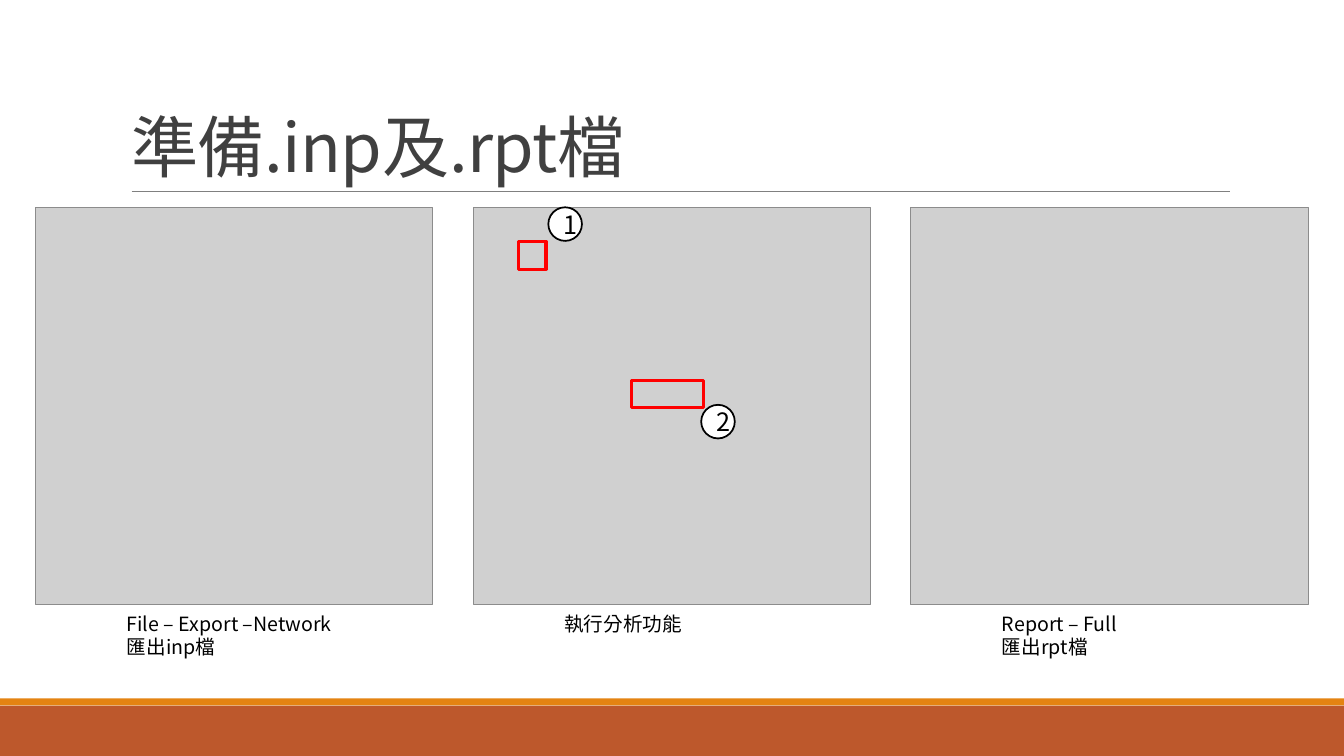
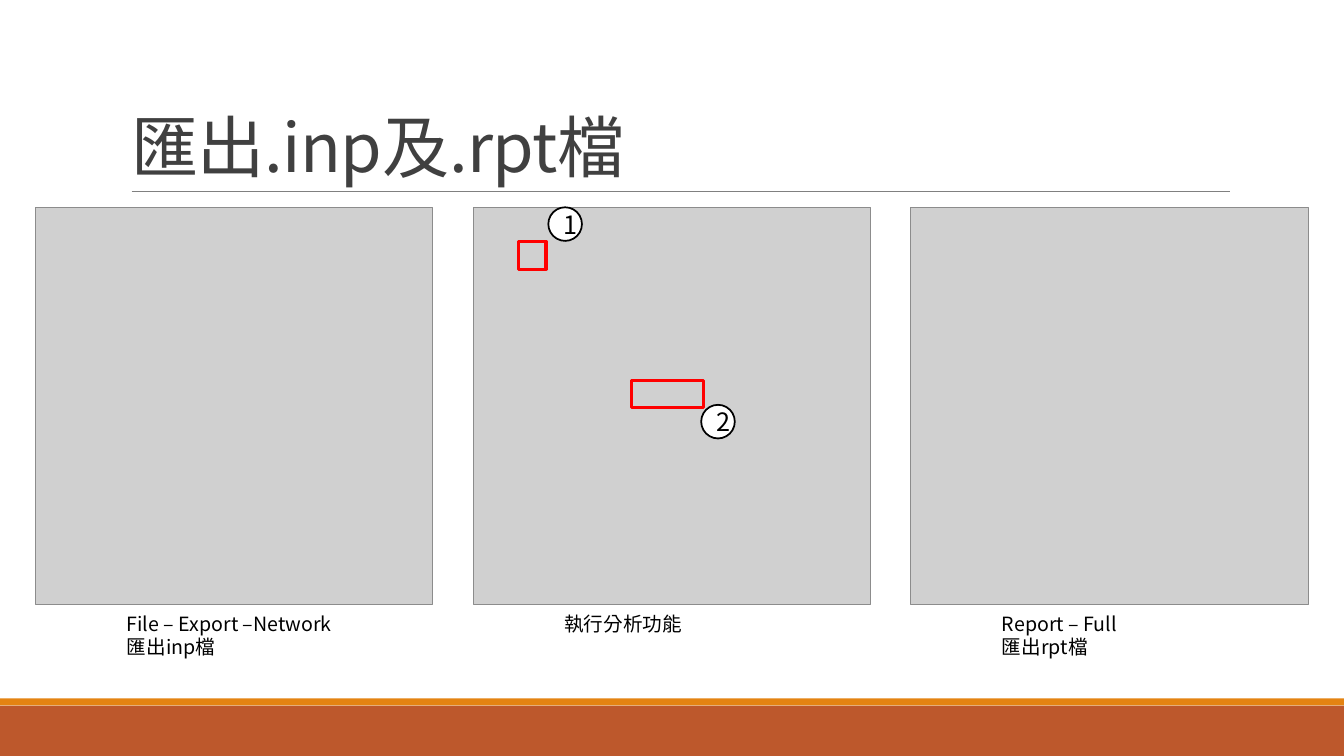
Before and after one commit to lihsin2000/epa2hydchart, a slide deck: slide 5 of 程式說明.pptx. Drawn at 1344x756 pixels with LibreOffice and Linux fonts; fonts in the diff are those of the drawing; grey boxes stand for pictures. Boxes give left, top, right and bottom in pixels: in the first picture for what was removed or moved away, otherwise in the second. Text is boxed around its words. In the diff, an @@ line names an element or a change of style, - is before the commit and + after.

```diff
--- a/程式說明.pptx
+++ b/程式說明.pptx
@@ title at box(131, 115, 625, 188): text changed @@
-準備.inp及.rpt檔
+匯出.inp及.rpt檔
```
Also in this commit, not shown: 4 other slides changed, 1 other file.
